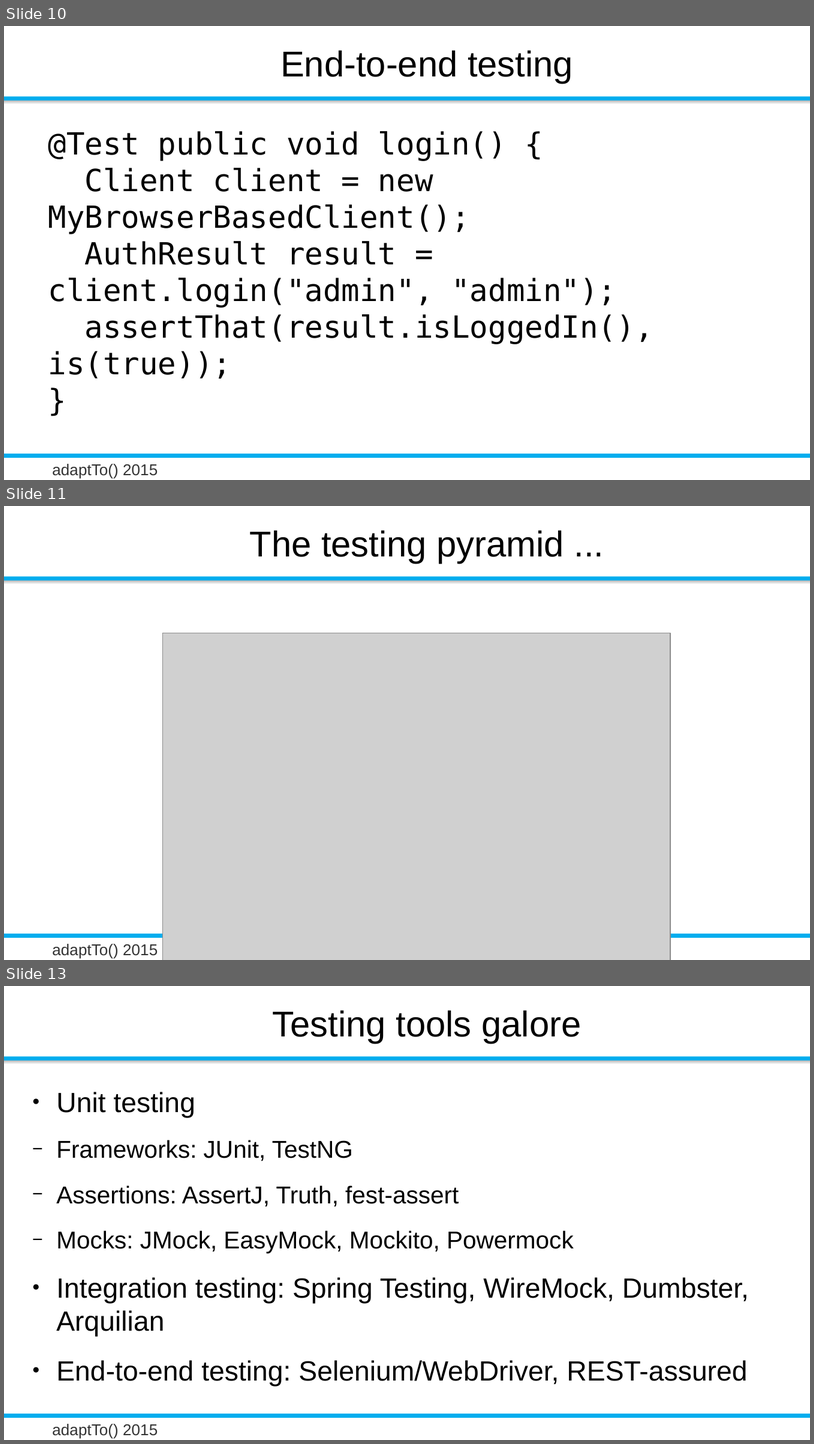
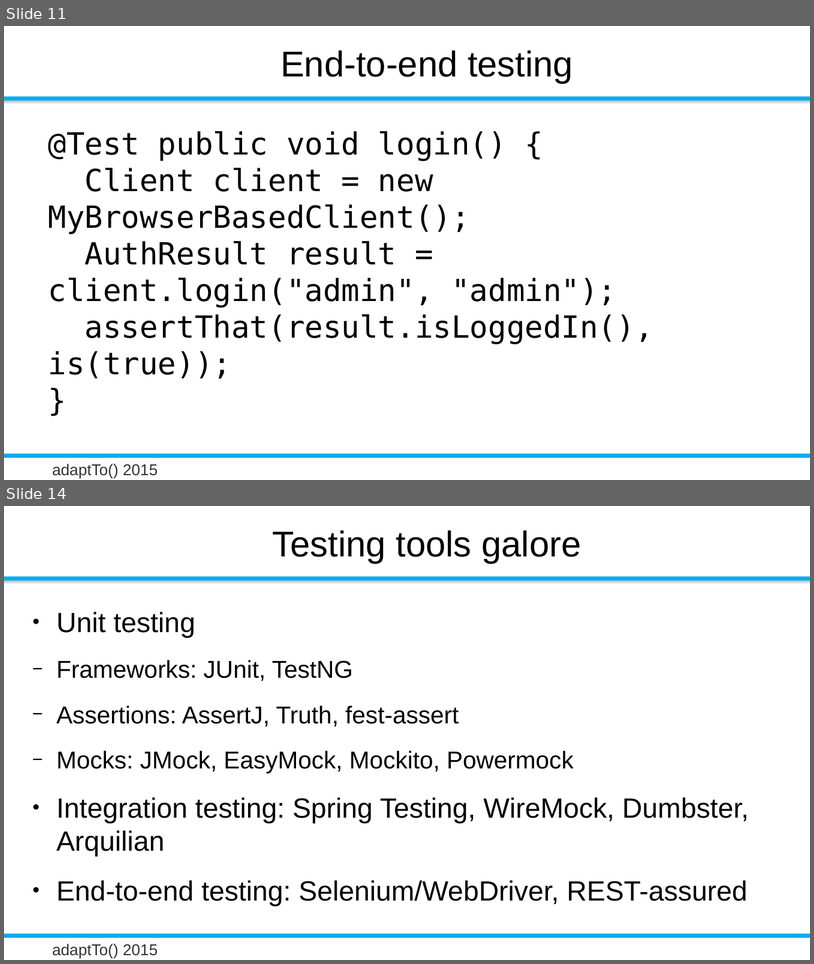
Before and after one commit to rombert/talks, a slide deck: adaptTo2015/How_Do_I_Test_My_Sling_Application-Robert_Munteanu_unedited.odp. Shown one above the other, each under a label of ours: slides 10, 11 and 13 before the commit, slides 11 and 14 after it; the slides between them are not shown. The pictures are 814x1444 and 814x964 pixels, drawn with LibreOffice and Linux fonts; fonts in the diff are those of the drawing; grey boxes stand for pictures; background and template pictures are left out. Boxes give left, top, right and bottom in pixels: in the first picture for what was removed or moved away, otherwise in the second. Text is boxed around its words. In the diff, an @@ line names an element or a change of style, - is before the commit and + after.

```diff
--- a/adaptTo2015/How_Do_I_Test_My_Sling_Application-Robert_Munteanu_unedited.odp
+++ b/adaptTo2015/How_Do_I_Test_My_Sling_Application-Robert_Munteanu_unedited.odp
@@ slide 11 removed at (4,506,810,960), background #FFFFFF; not listed: 4 template elements that a slide beside it also shows @@
@@ title removed at (250,530,564,563) @@
-The testing pyramid ...
@@ picture removed at (163,633,671,960) @@
@@ what was slide 10 is now slide 11 @@
@@ what was slide 13 is now slide 14 @@
```
Also in this commit, not shown: 3 slides changed, 5 slides added, 14 other files.
